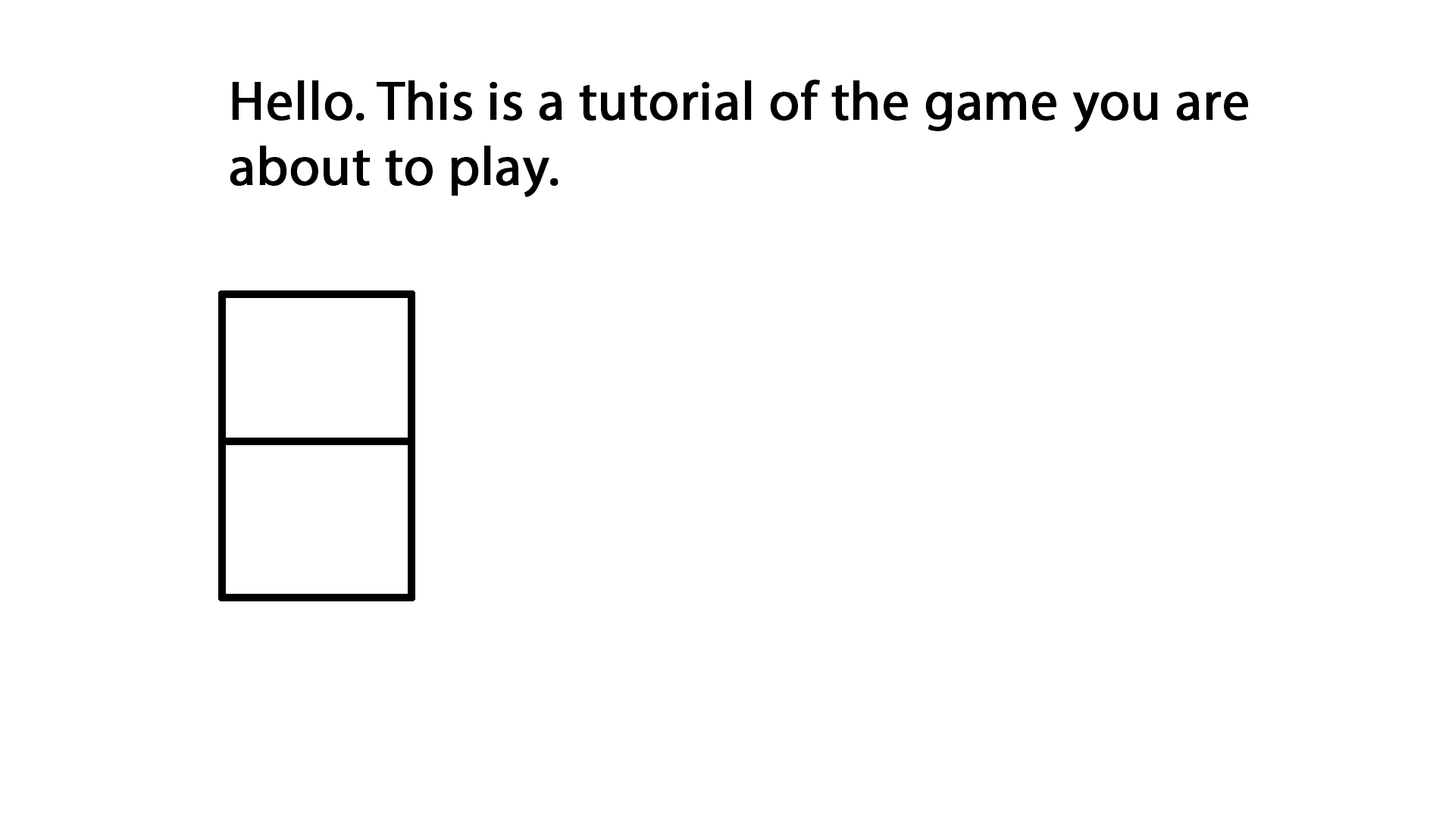
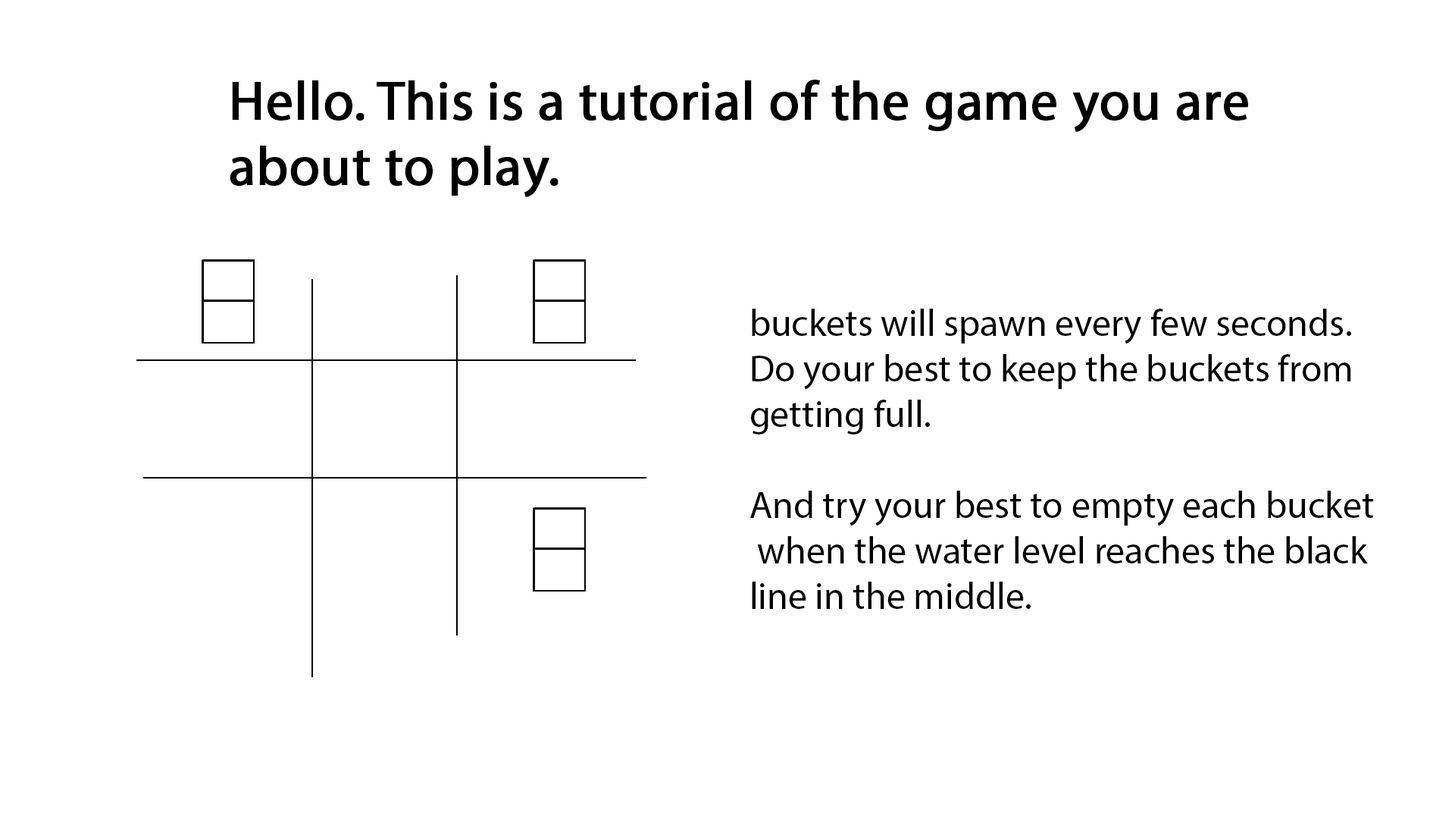
Layers edited between the first and the second (1455, 819) image:
painted on "Layer 3" over [136, 275, 647, 677]
added layer "buckets will spawn every few seconds. Do your best to keep the" above "Bucket_Number1 copy" over [750, 308, 1375, 609]
added layer "Bucket_Number1 copy" above "Bucket_Number1 copy 2" over [532, 507, 586, 592]
added layer "Bucket_Number1 copy 2" above "Bucket_Number1" over [532, 259, 586, 344]
painted on "Bucket_Number1" over [201, 259, 416, 602]
